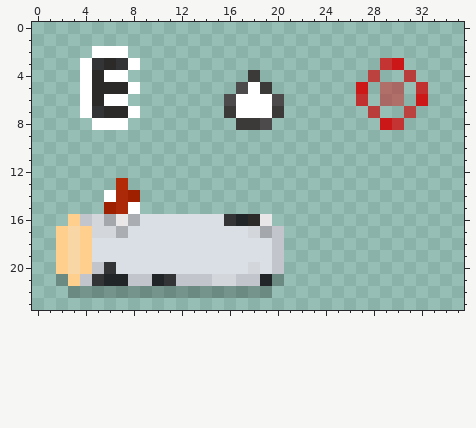
File history of a pixel-art sprite, AutumnForestSource/Assets/InternalAssets/Sprites/UI/UI.png. Above: the version before the commit.
The file is 36x24 pixels. Colours within 5 levels of each other are drawn and written as one.
The result:
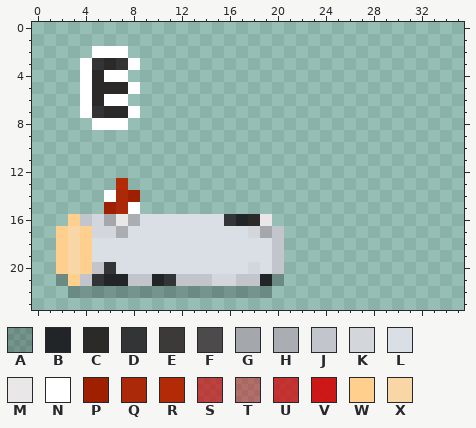
Palette (. is transparent): A #00000039  B #222528  C #2c2929  D #333436  E #3c3939  F #4c4a4a  G #a4a7ab  H #aaaeb2  J #c2c6cc  K #d3d7dc  L #dadfe5  M #e9e7e7  N #ffffff  P #9f2000  Q #ab2908  R #b32a07  S #cc0e0eb4  T #ce111175  U #ce1111cc  V #ce1111f5  W #ffcf8d  X #f9d6a6
From old to new:
Changed rows in their new state; - is an unchanged pixel.
first column x 16:
 3 -------------..--
 4 --.---------.--.-
 5 -...-------.-..-.
 6 .....------.-..-.
 7 .....-------.--.-
 8 -...---------..--
